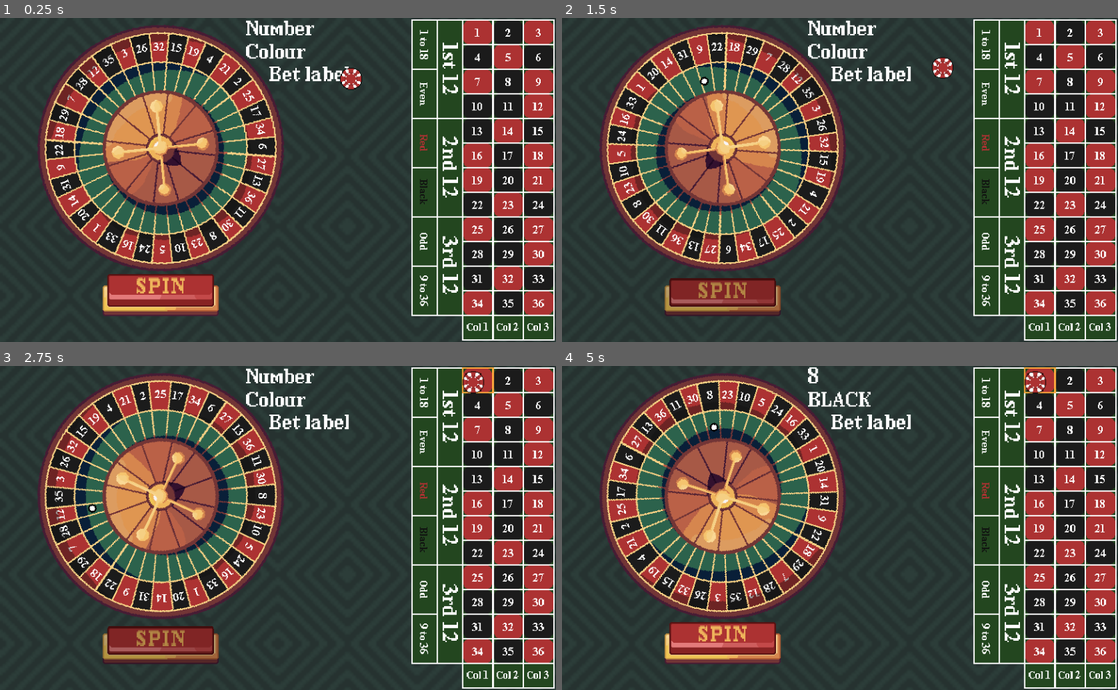
Above: before the commit, frames 1-4 (two rows, left to right).
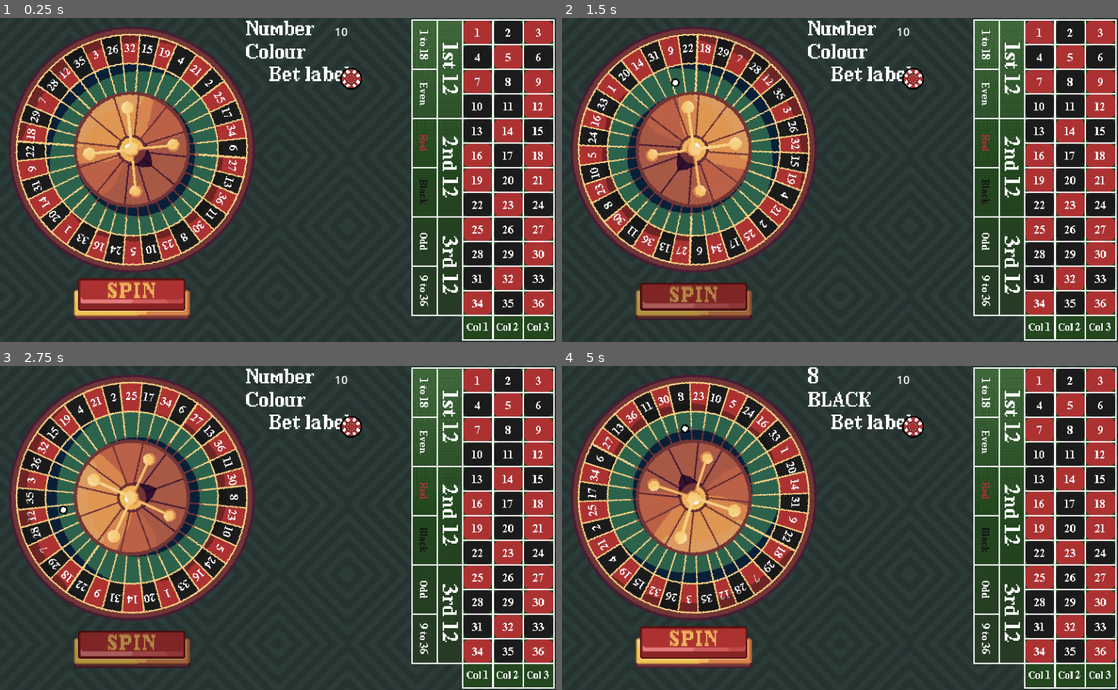
Above: after the commit, the same moments.

Repository: wonderdip/roulette-roguelike
Game: Godot game, scene res://scenes/roulette.tscn
Two runs of this game, one before a commit and one after it. Both use one fixed random seed, a clock stepped at 60 frames per second and the inputs below.
Inputs (mouse positions are in pixels of both pictures, inside the frame that each line leads up to; where the layout moved, square brackets give the same spot in the first picture):
- Up to frame 1 (0.25 s): no input
- Up to frame 2 (1.5 s): click (695, 299) [723, 293] at 0.5 s; drag from (912, 79) to (1040, 30) at 1.27 s
- Up to frame 3 (2.75 s): drag from (166, 544) to (478, 378) at 2.02 s
- Up to frame 4 (5 s): move the mouse to (895, 456) at 2.77 s; click (895, 456) at 2.92 s; drag from (812, 592) to (1067, 378) at 3.52 s; move the mouse to (1006, 576) at 4.27 s; click (1006, 576) at 4.42 s

The runs differ from the first frame. In frame 1, 30% of the frame differs, in the area x 1-84%, y 0-94%; in frame 2, 30%; in frame 3, 30%; in frame 4, 31%, in the area x 1-89%, y 0-94%.
Error after the commit: Invalid access to property or key 'type' on a base object of type 'Nil'. (res://scripts/global.gd:113)

Commit message:
added betting mechanic
Bet resource, payout, win check

Diff:
--- a/scenes/global.tscn
+++ b/scenes/global.tscn
@@ -4,3 +4,4 @@
 
 [node name="Global" type="Node"]
 script = ExtResource("1_4pk28")
+starter_money = 10
--- a/scenes/layout.tscn
+++ b/scenes/layout.tscn
@@ -1,9 +1,10 @@
-[gd_scene load_steps=5 format=3 uid="uid://cjw317m5l7q6x"]
+[gd_scene load_steps=6 format=3 uid="uid://cjw317m5l7q6x"]
 
 [ext_resource type="Script" uid="uid://eco0t4ouf8oh" path="res://scripts/layout.gd" id="1_jx7fm"]
 [ext_resource type="PackedScene" uid="uid://blnpuip3x0qk8" path="res://scenes/layout_segment.tscn" id="2_trw21"]
 [ext_resource type="Texture2D" uid="uid://dh40ss8exfjd5" path="res://Assets/roulette_layout.png" id="3_272v2"]
 [ext_resource type="FontFile" uid="uid://rkcb8hktwivk" path="res://fonts/Pixel TimesB.ttf" id="4_08ldw"]
+[ext_resource type="Script" uid="uid://dl4ufqvihx8g0" path="res://scripts/segment_overlay.gd" id="5_trw21"]
 
 [node name="Layout" type="Node2D"]
 script = ExtResource("1_jx7fm")
@@ -200,5 +201,9 @@
 
 [node name="Segments" type="Node2D" parent="."]
 
+[node name="SegmentOverlay" type="Node2D" parent="."]
+script = ExtResource("5_trw21")
+color = Color(1, 0.6666667, 0.23921569, 1)
+
 [node name="GridStart" type="Marker2D" parent="."]
 position = Vector2(72, 4)
--- a/scenes/poker_chip.tscn
+++ b/scenes/poker_chip.tscn
@@ -1,20 +1,117 @@
-[gd_scene load_steps=4 format=3 uid="uid://c1qevlt2xpud"]
+[gd_scene load_steps=8 format=3 uid="uid://c1qevlt2xpud"]
 
 [ext_resource type="Script" uid="uid://buvwyd0nbqxpy" path="res://scripts/poker_chip.gd" id="1_6m1hv"]
-[ext_resource type="Texture2D" uid="uid://ir2iai07ol25" path="res://Assets/poker_chip.png" id="1_oqnug"]
+[ext_resource type="Texture2D" uid="uid://duyehid1gcx1u" path="res://Assets/poker_chips/poker_chip.png" id="2_6m1hv"]
+[ext_resource type="AudioStream" uid="uid://dgyl0kxtswjp5" path="res://Assets/sfx/chip_drop.wav" id="3_wkl0a"]
 
 [sub_resource type="CircleShape2D" id="CircleShape2D_6m1hv"]
 radius = 12.0
+
+[sub_resource type="Animation" id="Animation_6g3lr"]
+resource_name = "chip_bounce"
+length = 0.46667004
+tracks/0/type = "value"
+tracks/0/imported = false
+tracks/0/enabled = true
+tracks/0/path = NodePath("Sprite2D:position")
+tracks/0/interp = 1
+tracks/0/loop_wrap = true
+tracks/0/keys = {
+"times": PackedFloat32Array(0.033333335, 0.1, 0.19999999, 0.36666667),
+"transitions": PackedFloat32Array(1, 1, 1, 1),
+"update": 0,
+"values": [Vector2(-1, -1), Vector2(2, -2), Vector2(-2, 2), Vector2(0, 0)]
+}
+tracks/1/type = "value"
+tracks/1/imported = false
+tracks/1/enabled = true
+tracks/1/path = NodePath("Sprite2D:frame")
+tracks/1/interp = 1
+tracks/1/loop_wrap = true
+tracks/1/keys = {
+"times": PackedFloat32Array(0, 0.06666667, 0.16666667, 0.33333334),
+"transitions": PackedFloat32Array(1, 1, 1, 1),
+"update": 1,
+"values": [1, 2, 3, 0]
+}
+tracks/2/type = "value"
+tracks/2/imported = false
+tracks/2/enabled = true
+tracks/2/path = NodePath("AudioStreamPlayer2D:playing")
+tracks/2/interp = 1
+tracks/2/loop_wrap = true
+tracks/2/keys = {
+"times": PackedFloat32Array(0),
+"transitions": PackedFloat32Array(1),
+"update": 1,
+"values": [true]
+}
+
+[sub_resource type="Animation" id="Animation_8dh0e"]
+length = 0.001
+tracks/0/type = "value"
+tracks/0/imported = false
+tracks/0/enabled = true
+tracks/0/path = NodePath("Sprite2D:position")
+tracks/0/interp = 1
+tracks/0/loop_wrap = true
+tracks/0/keys = {
+"times": PackedFloat32Array(0),
+"transitions": PackedFloat32Array(1),
+"update": 0,
+"values": [Vector2(0, 0)]
+}
+tracks/1/type = "value"
+tracks/1/imported = false
+tracks/1/enabled = true
+tracks/1/path = NodePath("Sprite2D:frame")
+tracks/1/interp = 1
+tracks/1/loop_wrap = true
+tracks/1/keys = {
+"times": PackedFloat32Array(0),
+"transitions": PackedFloat32Array(1),
+"update": 1,
+"values": [0]
+}
+tracks/2/type = "value"
+tracks/2/imported = false
+tracks/2/enabled = true
+tracks/2/path = NodePath("AudioStreamPlayer2D:playing")
+tracks/2/interp = 1
+tracks/2/loop_wrap = true
+tracks/2/keys = {
+"times": PackedFloat32Array(0),
+"transitions": PackedFloat32Array(1),
+"update": 1,
+"values": [false]
+}
+
+[sub_resource type="AnimationLibrary" id="AnimationLibrary_5d561"]
+_data = {
+&"RESET": SubResource("Animation_8dh0e"),
+&"chip_bounce": SubResource("Animation_6g3lr")
+}
 
 [node name="PokerChip" type="Node2D"]
 script = ExtResource("1_6m1hv")
 
 [node name="Sprite2D" type="Sprite2D" parent="."]
-texture = ExtResource("1_oqnug")
+texture = ExtResource("2_6m1hv")
+hframes = 4
 
 [node name="Area2D" type="Area2D" parent="."]
 
 [node name="CollisionShape2D" type="CollisionShape2D" parent="Area2D"]
 shape = SubResource("CircleShape2D_6m1hv")
 
+[node name="AnimationPlayer" type="AnimationPlayer" parent="."]
+libraries = {
+&"": SubResource("AnimationLibrary_5d561")
+}
+
+[node name="AudioStreamPlayer2D" type="AudioStreamPlayer2D" parent="."]
+stream = ExtResource("3_wkl0a")
+volume_db = 4.137
+pitch_scale = 1.05
+
 [connection signal="area_entered" from="Area2D" to="." method="_on_area_2d_area_entered"]
--- a/scenes/roulette.tscn
+++ b/scenes/roulette.tscn
@@ -34,7 +34,7 @@
 position = Vector2(568, 0)
 
 [node name="Wheel" type="Node2D" parent="."]
-position = Vector2(222, 180)
+position = Vector2(182, 182)
 script = ExtResource("4_waas3")
 wheel_segment_scene = ExtResource("5_bjn61")
 wheel_radius = 140.0
@@ -62,10 +62,11 @@
 max_polyphony = 32
 
 [node name="SpinButton" type="TextureButton" parent="."]
-offset_left = 142.0
-offset_top = 354.0
-offset_right = 302.0
-offset_bottom = 412.0
+offset_left = 102.0
+offset_top = 360.0
+offset_right = 262.0
+offset_bottom = 418.0
+pivot_offset = Vector2(80, 29)
 texture_normal = ExtResource("17_ucm42")
 texture_pressed = ExtResource("18_o21qx")
 texture_disabled = ExtResource("18_o21qx")
@@ -91,11 +92,21 @@
 offset_top = 69.0
 offset_right = 484.0
 offset_bottom = 92.0
+theme_override_constants/line_spacing = 6
 theme_override_fonts/font = ExtResource("19_ib2xu")
 text = "Bet label"
+
+[node name="PayoutLabel" type="Label" parent="."]
+offset_left = 462.0
+offset_top = 7.0
+offset_right = 516.0
+offset_bottom = 30.0
+text = "Payout"
 
 [node name="PokerChip" parent="." instance=ExtResource("20_6wnlc")]
 z_index = 10
 position = Vector2(485, 84)
 
+[node name="Bets" type="Node2D" parent="."]
+
 [connection signal="pressed" from="SpinButton" to="BallSpin" method="_on_spin_button_pressed"]
--- a/scripts/ball_pivot.gd
+++ b/scripts/ball_pivot.gd
@@ -19,6 +19,7 @@
 
 @onready var wheel_tick_player: AudioStreamPlayer2D = $WheelTickPlayer
 @onready var spin_button: TextureButton = $"../SpinButton"
+@onready var payout_label: Label = $"../PayoutLabel"
 
 var angle := 0.0
 var angular_velocity := 0.0
@@ -29,7 +30,6 @@
 var wheel_angular_velocity: float = 0.0
 var wheel_friction: float = 0.985
 
-var stopped := false
 var wheel_start_angle_rad: float = 0.0
 
 var friction: float = 0.985
@@ -41,16 +41,11 @@
 	center = roulette_wheel.position
 	segment_angle = TAU / Global.WHEEL_ORDER.size()
 	wheel_start_angle_rad = deg_to_rad(wheel_start_angle_deg)
-	stopped = true
 	ball.hide()
-
-	if tick_sfx.size() > 0:
-		wheel_tick_player.stream = tick_sfx[0]
-		wheel_tick_player.play()
-		wheel_tick_player.stop()
+	payout_label.text = str(Global.starter_money)
 
 func start_spin() -> void:
-	stopped = false
+	Global.spinning = true
 	ball.show()
 	ball.start_spin()
 	angle = randf_range(0.0, TAU)
@@ -65,7 +60,7 @@
 	# Wheel always drifts at idle_speed, spin adds on top
 	wheel_angle += (wheel_angular_velocity + (-idle_speed)) * delta
 
-	if stopped:
+	if not Global.spinning:
 		wheel_tick_player.stop()
 		play_tick()
 		roulette_wheel.rotation = wheel_angle
@@ -88,7 +83,7 @@
 		wheel_tick_player.pitch_scale = randf_range(0.8, 0.9)
 		tick_timer = clamp(1.0 / abs(angular_velocity), 0.05, 0.5)
 
-	if not stopped and abs(angular_velocity) < stop_threshold:
+	if Global.spinning and abs(angular_velocity) < stop_threshold:
 		end_spin()
 
 func play_tick():
@@ -113,7 +108,7 @@
 	ball.global_position = center + offset
 
 func end_spin() -> void:
-	stopped = true
+	Global.spinning = false
 	angular_velocity = 0.0
 	wheel_angular_velocity = 0.0
 	ball.end_spin()
@@ -125,6 +120,7 @@
 	colour_label.text = Global.BetColor.keys()[Global.DEFAULT_NUMBER_COLORS[number]]
 	spin_button.disabled = false
 	spin_button.modulate = Color.WHITE
+	if Global.is_bet_winner(Global.current_bet, number): payout_label.text = str((Global.calculate_payout(Global.current_bet, 10)) + Global.current_money)
 	print("LANDED ON: ", number)
 
 func _on_spin_button_pressed() -> void:
--- /dev/null
+++ b/scripts/bet.gd
@@ -0,0 +1,14 @@
+extends Resource
+class_name Bet
+
+var type: Global.BetType = Global.BetType.STRAIGHT
+var color: Global.BetColor = Global.BetColor.NONE
+var number: int
+
+func type_to_string():
+	return Global.BetType.keys()[type]
+
+func color_to_string():
+	if color != null:
+		return Global.BetColor.keys()[color]
+	return ""
--- a/scripts/global.gd
+++ b/scripts/global.gd
@@ -26,6 +26,24 @@
 	COLUMN_3,
 }
 
+const BET_TYPE_PAYOUTS: = {
+	BetType.STRAIGHT: 35,
+	BetType.SPLIT: 17,
+	BetType.STREET: 11,
+	BetType.CORNER: 8,
+	BetType.ODD: 1,
+	BetType.EVEN: 1,
+	BetType.RED: 1,
+	BetType.BLACK: 1,
+	BetType.ONE_TO_18: 1,
+	BetType.NINETEEN_TO_36: 1,
+	BetType.FIRST_12: 2,
+	BetType.SECOND_12: 2,
+	BetType.THIRD_12: 2,
+	BetType.COLUMN_1: 2,
+	BetType.COLUMN_2: 2,
+	BetType.COLUMN_3: 2,
+}
 
 @export var RED_COLOR: = Color("ac3232")
 @export var BLACK_COLOR: = Color("1b1b1b")
@@ -74,10 +92,56 @@
 	5, 24, 16, 33, 1, 20, 14, 31, 9, 22, 18, 29, 7, 28, 12, 35, 3, 26
 ]
 
-var current_bet: BetType
+var current_bet: Bet
+var current_money: float
+@export var starter_money: int
 
-func place_bet(bet: BetType):
-	current_bet = bet
+var spinning: bool = false
+
+func _ready() -> void:
+	randomize()
+	current_money = starter_money
+
+func calculate_payout(bet: Bet, bet_amount: int) -> float:
+	if not BET_TYPE_PAYOUTS.has(bet.type):
+		return 0
+
+	var multiplier = BET_TYPE_PAYOUTS[bet.type]
+	return bet_amount * multiplier
+
+func is_bet_winner(bet: Bet, winning_number: int) -> bool:
+	match bet.type:
+		BetType.STRAIGHT:
+			return bet.number == winning_number
+
+		BetType.RED:
+			return number_to_color(winning_number) == BetColor.RED
+
+		BetType.BLACK:
+			return number_to_color(winning_number) == BetColor.BLACK
+
+		BetType.EVEN:
+			return winning_number != 0 and winning_number % 2 == 0
+
+		BetType.ODD:
+			return winning_number % 2 == 1
+
+		_:
+			return false
+
+func place_bet(bet_zone: BetZone):
+	current_bet = Bet.new()
+	current_bet.type = bet_zone.bet_type
+
+	current_bet.color = BetColor.NONE
+	current_bet.number = 0
+
+	if current_bet.type == BetType.STRAIGHT and bet_zone.numbers.size() > 0:
+		current_bet.number = bet_zone.numbers[0]
+		current_bet.color = number_to_color(current_bet.number)
+
+func number_to_color(number: int) -> BetColor:
+	return DEFAULT_NUMBER_COLORS[number]
 
 func get_color(bet_color: BetColor) -> Color:
 	match bet_color:
--- a/scripts/layout_segment.gd
+++ b/scripts/layout_segment.gd
@@ -22,3 +22,6 @@
 	else:
 		$Sprite2D.modulate = Global.get_color(color)
 		$Outline.hide()
+
+func get_width() -> int: return 42
+func get_height() -> int: return 34
--- a/scripts/poker_chip.gd
+++ b/scripts/poker_chip.gd
@@ -4,7 +4,8 @@
 @export var value: int = 10
 
 var dragging: bool = false
-var nearest_zone: Area2D = null
+var nearest_zone: BetZone = null
+var last_zone: BetZone = null
 var snap_radius: float = 10.0
 
 func _ready() -> void:
@@ -31,31 +32,54 @@
 		last_zone = nearest_zone
 
 func _on_input_event(_viewport, event: InputEvent, _shape_idx) -> void:
-	if event is InputEventMouseButton and event.button_index == MOUSE_BUTTON_LEFT:
-		if event.pressed:
-			dragging = true
-		else:
-			_drop()
-
-var last_zone: Area2D = null
+	if not Global.spinning:
+		if event is InputEventMouseButton and event.button_index == MOUSE_BUTTON_LEFT:
+			if event.pressed:
+				dragging = true
+			else:
+				_drop()
 
 func _find_nearest_zone() -> void:
-	var closest_dist = snap_radius
-	nearest_zone = null
+	var candidates = []
 
 	for zone in get_tree().get_nodes_in_group("bet_zones"):
 		var dist = global_position.distance_to(zone.global_position)
-		if dist < closest_dist:
-			closest_dist = dist
-			nearest_zone = zone
+		if dist < snap_radius:
+			candidates.append({"zone": zone, "dist": dist, "priority": get_bet_priority(zone.bet_type)})
+
+	if candidates.is_empty():
+		nearest_zone = null
+		return
+
+	# Sort by priority descending, then distance ascending as tiebreaker
+	candidates.sort_custom(func(a, b):
+		if a.priority != b.priority:
+			return a.priority > b.priority
+		return a.dist < b.dist
+	)
+
+	nearest_zone = candidates[0].zone
 
 func _set_zone_highlight(zone: Area2D, highlighted: bool) -> void:
-	for segment in get_tree().get_nodes_in_group("layout_segments"):
-		if segment.number in zone.numbers:
-			segment.set_highlight(highlighted)
+	var overlay = get_tree().get_first_node_in_group("segment_overlay")
+	if overlay:
+		overlay.highlight_zone(zone if highlighted else null)
 
 func _drop() -> void:
 	dragging = false
+	$AnimationPlayer.play("chip_bounce")
 	if last_zone:
 		_set_zone_highlight(last_zone, true)
-		Global.place_bet(nearest_zone.bet_type)
+		Global.place_bet(nearest_zone)
+
+func get_bet_priority(bet_type: Global.BetType) -> int:
+	match bet_type:
+		Global.BetType.STRAIGHT:      return 7  # 35:1
+		Global.BetType.SPLIT:         return 6  # 17:1
+		Global.BetType.STREET:        return 5  # 11:1
+		Global.BetType.CORNER:        return 4  # 8:1
+		Global.BetType.DOUBLE_STREET: return 3  # 5:1
+		Global.BetType.FIRST_12, Global.BetType.SECOND_12, Global.BetType.THIRD_12: return 2  # 2:1
+		Global.BetType.COLUMN_1, Global.BetType.COLUMN_2, Global.BetType.COLUMN_3: return 2
+		_:                            return 1  # even money bets
+	return 0
--- a/scripts/roulette.gd
+++ b/scripts/roulette.gd
@@ -5,6 +5,18 @@
 @export var black_color: Color
 @onready var bet_label: Label = $BetLabel
 
-func _process(delta: float) -> void:
+var num_text = ""
+var color_text = ""
+
+func _process(_delta: float) -> void:
 	if Global.current_bet:
-		bet_label.text = Global.BetType.keys()[Global.current_bet]
+		if Global.current_bet.number:
+			num_text = str(Global.current_bet.number)
+		if Global.current_bet.color != Global.BetColor.NONE:
+			color_text = Global.current_bet.color_to_string()
+
+		bet_label.text = "%s \n%s \n%s" % [
+			Global.current_bet.type_to_string(),
+			color_text,
+			num_text
+		]
--- /dev/null
+++ b/scripts/segment_overlay.gd
@@ -0,0 +1,48 @@
+extends Node2D
+class_name SegmentOverlay
+
+@export var color: Color
+
+var highlighted_rects: Array[Rect2] = []
+var use_bounding_box: bool = true
+
+func _ready() -> void:
+	add_to_group("segment_overlay")
+
+func _draw() -> void:
+	if highlighted_rects.is_empty():
+		return
+	if use_bounding_box:
+		var combined = highlighted_rects[0]
+		for rect in highlighted_rects:
+			combined = combined.merge(rect)
+		draw_rect(combined, color, false, 2.0)
+	else:
+		for rect in highlighted_rects:
+			draw_rect(rect, color, false, 2.0)
+
+func highlight_zone(zone: Area2D) -> void:
+	highlighted_rects.clear()
+	if zone == null:
+		queue_redraw()
+		return
+
+	# Use bounding box for contained bets, per-segment for scattered ones
+	use_bounding_box = _is_contiguous(zone.bet_type)
+
+	for segment in get_tree().get_nodes_in_group("layout_segments"):
+		if segment.number in zone.numbers:
+			var local_pos = to_local(segment.global_position) + Vector2(1,-1)
+			var half = Vector2(segment.get_width(), segment.get_height()) * 0.5
+			highlighted_rects.append(Rect2(local_pos - half, half * 2))
+	queue_redraw()
+
+func _is_contiguous(bet_type: Global.BetType) -> bool:
+	match bet_type:
+		Global.BetType.RED, \
+		Global.BetType.BLACK, \
+		Global.BetType.ODD, \
+		Global.BetType.EVEN:
+			return false  # scattered, draw per segment
+		_:
+			return true   # contiguous block, draw bounding box
Binary file added: Assets/bet_layout.png
Not shown, changed: Assets/bet_layout.png.import
Binary file removed: Assets/poker_chip.png
Binary file added: Assets/poker_chips/poker_chip.png
Not shown, added: Assets/poker_chips/poker_chip.png.import
Binary file added: Assets/poker_chips/poker_chip_bounce_one.png
Not shown, added: Assets/poker_chips/poker_chip_bounce_one.png.import
Binary file changed: Assets/roulette_layout.png
Not shown, added: Assets/sfx/chip_drop.wav.import
Not shown, added: scripts/bet.gd.uid
Not shown, added: scripts/segment_overlay.gd.uid
Not shown, added: Assets/sfx/chip_drop.wav
